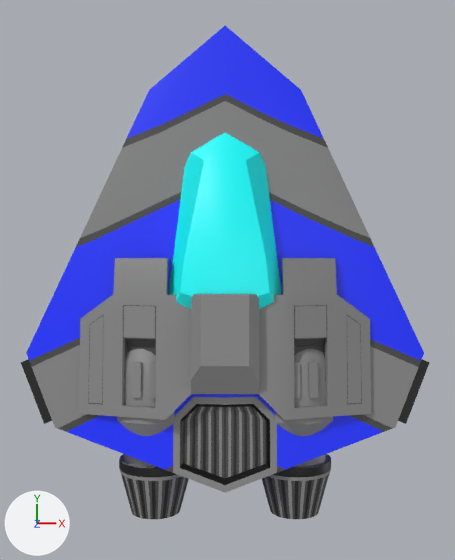
The Blender file playership.blend as it was, and as the next commit left it.
One viewpoint serves both versions: a 50 mm camera at (0.01, -0.23, 3.69) aimed at (0.01, -0.26, 0.0). The axes (+X, +Y, +Z) are drawn at lower left. The lights are the same throughout.
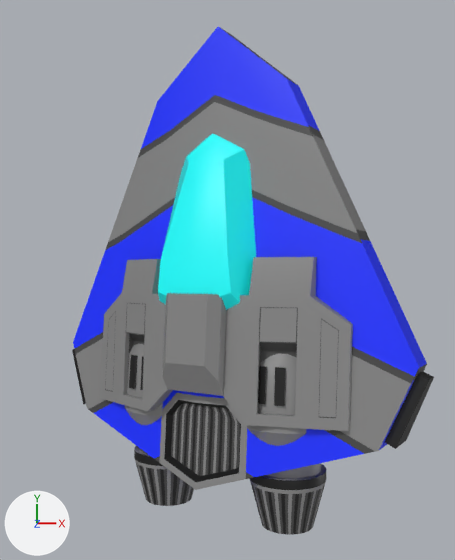
Changed parts and their boxes (x1, y1, x2, y2) in the pictures (455 x 560 px):
'Cube', surface changed, turned
    before: (21, 26, 430, 519)
    after: (72, 26, 434, 535)
part 1 of me_cube_001, surface changed
    before: (79, 294, 371, 420)
    after: (100, 293, 351, 431)

The change, as a list of edits to the scene's bpy script:
```text
Change me_cube_001:
    where me_cube_001.from_pydata(...)  # 764 vertices, 710 faces; spans x 0.0..1.18, y -1.6..1.2, z -0.31..0.42
    used by ob_cube; location = (0.0, 0.0, 0.0)
    me_cube_001 part 1: texture (UV) coordinates of 31 of 710 faces, centred in x 0.05..0.79, y -0.97..-0.36, z 0.15..0.41, changed; they spanned u 0.61..0.81, v 0.25..0.46 and now span u 0.09..0.83, v 0.14..0.9
Change ob_cube:
    ob_cube.rotation_euler: (0.0, 0.0, 0.0) -> (0.0, 5.742, 0.0)  # degrees (0, 0, 0) -> degrees (0, 329, 0)
```
